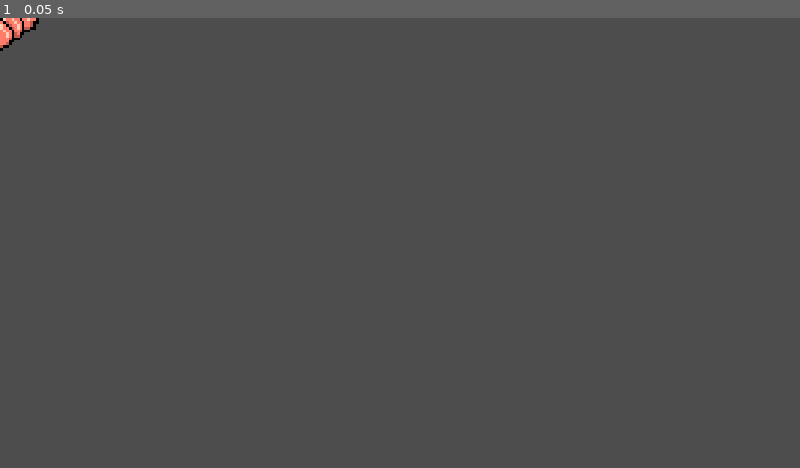
Above: before the commit, frame 1.
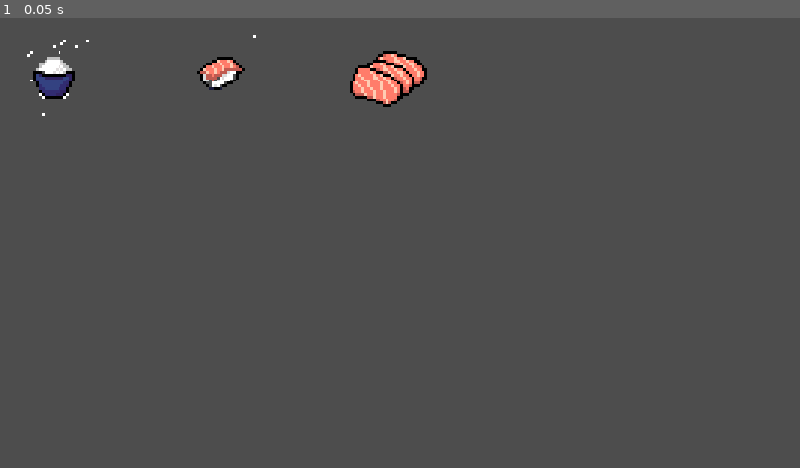
Above: after the commit, the same moment.

Repository: Maunsi/food-game
Game: Godot game, scene res://main.tscn
Two runs of this game, one before a commit and one after it. Both use one fixed random seed, a clock stepped at 60 frames per second and the inputs below.
Inputs:
- Up to frame 1 (0.05 s): no input

The runs differ from the first frame. In frame 1, 1.7% of the frame differs, in the area x 0-54%, y 0-22%.

Commit message:
Instantiate ingredients and show them horizontally

Diff:
--- /dev/null
+++ b/ingredient.gd
@@ -0,0 +1,24 @@
+extends Area2D
+
+@export var item_texture: Texture2D
+@onready var sprite: Sprite2D = %Sprite2D
+
+var dragging := false
+var grab_offset := Vector2.ZERO
+
+func _ready():
+	if item_texture:
+		sprite.texture = item_texture
+
+func _input_event(_viewport, event, _shape_idx):
+	if event is InputEventMouseButton and event.button_index == MOUSE_BUTTON_LEFT and event.pressed:
+		dragging = true
+		grab_offset = global_position - get_global_mouse_position()
+
+func _input(event):
+	if event is InputEventMouseButton and event.button_index == MOUSE_BUTTON_LEFT and not event.pressed:
+		dragging = false
+
+func _process(_delta):
+	if dragging:
+		global_position = get_global_mouse_position() + grab_offset
--- a/item.tscn
+++ b/ingredient.tscn
@@ -1,15 +1,18 @@
 [gd_scene format=3 uid="uid://62mejecwpnaw"]
 
-[ext_resource type="Script" uid="uid://jnvyahysrdqy" path="res://item.tscn.gd" id="1_ttk8k"]
-[ext_resource type="Texture2D" uid="uid://b6x551lvd143n" path="res://1790620944733.png" id="2_ttk8k"]
+[ext_resource type="Script" uid="uid://jnvyahysrdqy" path="res://ingredient.gd" id="1_762re"]
+[ext_resource type="Texture2D" uid="uid://cghwx8hbglyeq" path="res://sprites/Niguiri.png" id="2_762re"]
 
 [sub_resource type="CircleShape2D" id="CircleShape2D_xbmx8"]
+radius = 20.0
 
 [node name="Item" type="Area2D" unique_id=224554589]
-script = ExtResource("1_ttk8k")
+script = ExtResource("1_762re")
 
 [node name="CollisionShape2D" type="CollisionShape2D" parent="." unique_id=99743788]
+position = Vector2(10, 10)
 shape = SubResource("CircleShape2D_xbmx8")
 
 [node name="Sprite2D" type="Sprite2D" parent="." unique_id=796356790]
-texture = ExtResource("2_ttk8k")
+unique_name_in_owner = true
+texture = ExtResource("2_762re")
--- a/item.tscn.gd
+++ /dev/null
@@ -1,31 +0,0 @@
-extends Area2D
-
-
-var dragging := false
-var grab_offset := Vector2.ZERO
-@export var texture: Texture2D
-
-# Called when the node enters the scene tree for the first time.
-func _ready():
-	print("ready")
-	if texture:
-		print("self.texture before {self.texture()}")
-		self.texture = texture
-		print("self.texture after {self.texture()}")
-
-# Called every frame. 'delta' is the elapsed time since the previous frame.
-func _process(delta: float) -> void:
-	if dragging:
-		print_debug(delta, dragging)
-		self.position = get_global_mouse_position() + grab_offset
-
-func _input_event(_viewport, event, _shape_idx):
-	print_debug(event)
-	if event is InputEventMouseButton and event.button_index == MOUSE_BUTTON_LEFT and event.pressed:
-		dragging = true
-		grab_offset = global_position - get_global_mouse_position()
-
-func _input(event):
-	print_debug(event)
-	if event is InputEventMouseButton and event.button_index == MOUSE_BUTTON_LEFT and not event.pressed:
-		dragging = false
--- /dev/null
+++ b/main.gd
@@ -0,0 +1,15 @@
+extends Node2D
+
+const INGREDIENT_SCENE = preload("res://ingredient.tscn")
+
+func _ready():
+	var dir = DirAccess.open("res://sprites/")
+	var pos = Vector2(4*20,4*20)
+	for file_name in dir.get_files():
+		if file_name.ends_with(".png"):
+			var texture = load("res://sprites/" + file_name)
+			var ingredient = INGREDIENT_SCENE.instantiate()
+			ingredient.item_texture = texture
+			add_child(ingredient)
+			ingredient.position = pos
+			pos += Vector2(4*60, 0)
--- a/main.tscn
+++ b/main.tscn
@@ -1,9 +1,6 @@
 [gd_scene format=3 uid="uid://dmmcaipkysrq1"]
 
-[ext_resource type="PackedScene" uid="uid://62mejecwpnaw" path="res://item.tscn" id="2_1bvp3"]
+[ext_resource type="Script" uid="uid://bcp6a7v2dygdt" path="res://main.gd" id="1_0xm2m"]
 
 [node name="Main" type="Node2D" unique_id=678464153]
-
-[node name="Item" parent="." unique_id=224554589 instance=ExtResource("2_1bvp3")]
-
-[node name="Item2" parent="." unique_id=1004467832 instance=ExtResource("2_1bvp3")]
+script = ExtResource("1_0xm2m")
Renamed: item.tscn.gd.uid -> ingredient.gd.uid
Not shown, added: main.gd.uid
Binary file added: sprites/Bowl of rice.png
Not shown, added: sprites/Bowl of rice.png.import
Binary file added: sprites/Niguiri.png
Not shown, added: sprites/Niguiri.png.import
Renamed: 1790620944733.png -> sprites/Sashimi.png
Not shown, changed: sprites/Sashimi.png.import
